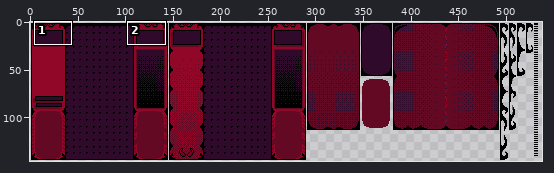
Pixel-art file, stored at Succubus/Sprites/Panels.aseprite. Above, an overview of the earlier version with the close-up marked.
Close-up. Earlier state:
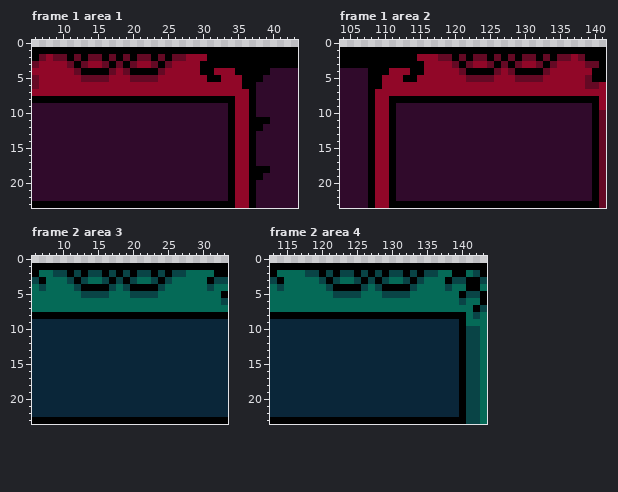
584x146 pixels, 3 frames. Shown: frame 1 area 1: x 6..43, y 0..23; frame 1 area 2: x 104..141, y 0..23; frame 2 area 3: x 6..33, y 0..23; frame 2 area 4: x 113..143, y 0..23. The wide view leaves out empty margins. The commit also changed other frames or places, which this record leaves out.
And afterwards:
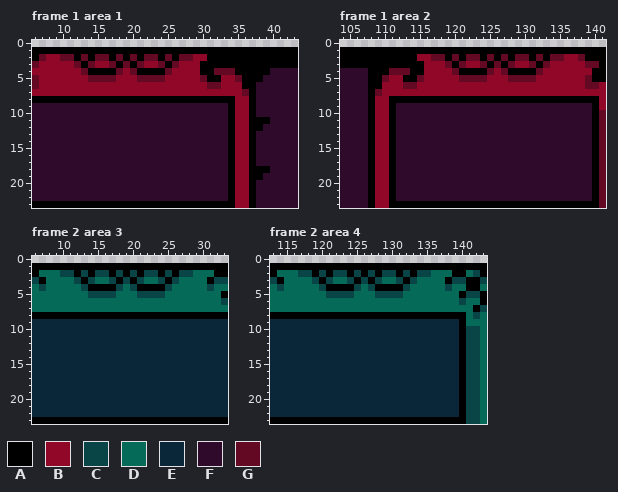
Palette (. is transparent): A #000000  B #910728  C #094446  D #056a57  E #0a2639  F #300a2b  G #640924
Difference:
Changed rows in their new state; - is an unchanged pixel.
Frame 1 area 1:
first column x 9:
 2 B-GAGA-GAGAGA-GAGA-G--------
 3 --BGAG-BGAGAG-BGAG----------
 4 ---BG---AGBG---AG------GGG--
 5 ----B---G--B---G-----G----G-
 6 ----------------------GG----
 7 ---------------------------G
Frame 1 area 2:
first column x 109:
 2 --------G-AGAG-AGAGAG-AGAG-B
 3 ----------GAGB-GAGAGB-GAGB--
 4 --GGG------GA---GBGA---GB---
 5 -G----G-----G---B--G---B----
 6 ----GG----------------------
 7 G---------------------------
Frame 2 area 3:
first column x 9:
 2 D-CACA-CACACA-CACA-C
 3 --DCAC-DCACAC-DCAC--
 4 ---DC---ACDC---AC---
 5 ----D---C--D---C----
Frame 2 area 4:
first column x 117:
 2 C-ACAC-ACACAC-ACAC-D
 3 --CACD-CACACD-CACD--
 4 ---CA---CDCA---CD---
 5 ----C---D--C---D----
Boxes around the changes in both close-ups, in picture pixels (x1, y1, x2, y2):
changed: (53, 54, 249, 96)
changed: (375, 54, 571, 96)
changed: (53, 270, 193, 298)
changed: (298, 270, 438, 298)
